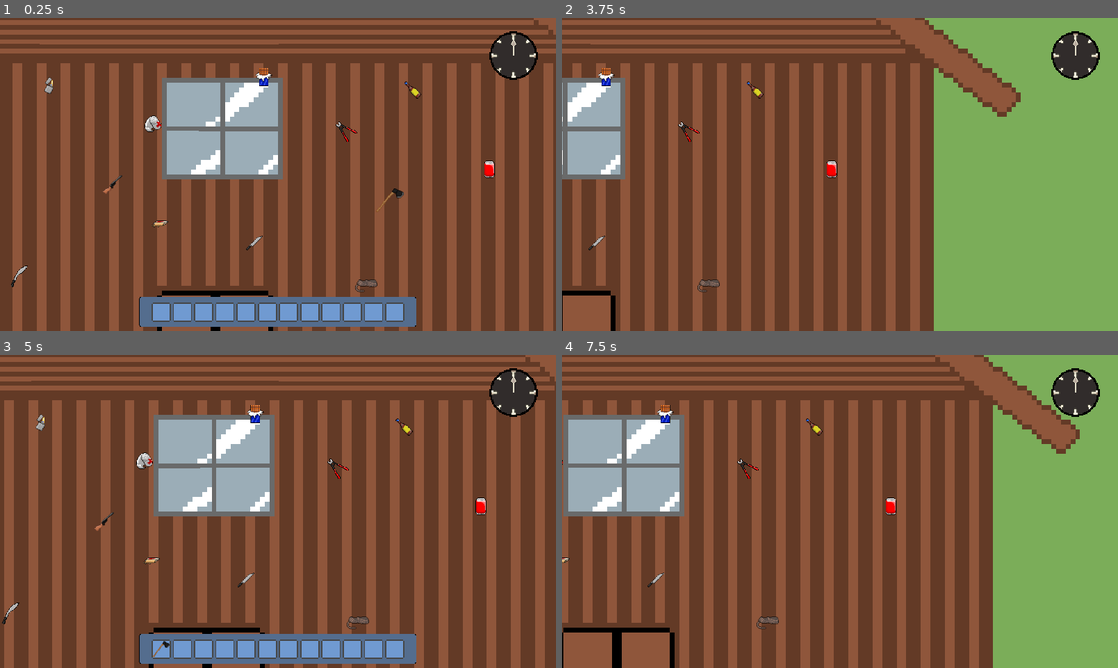
Above: before the commit, frames 1-4 (two rows, left to right).
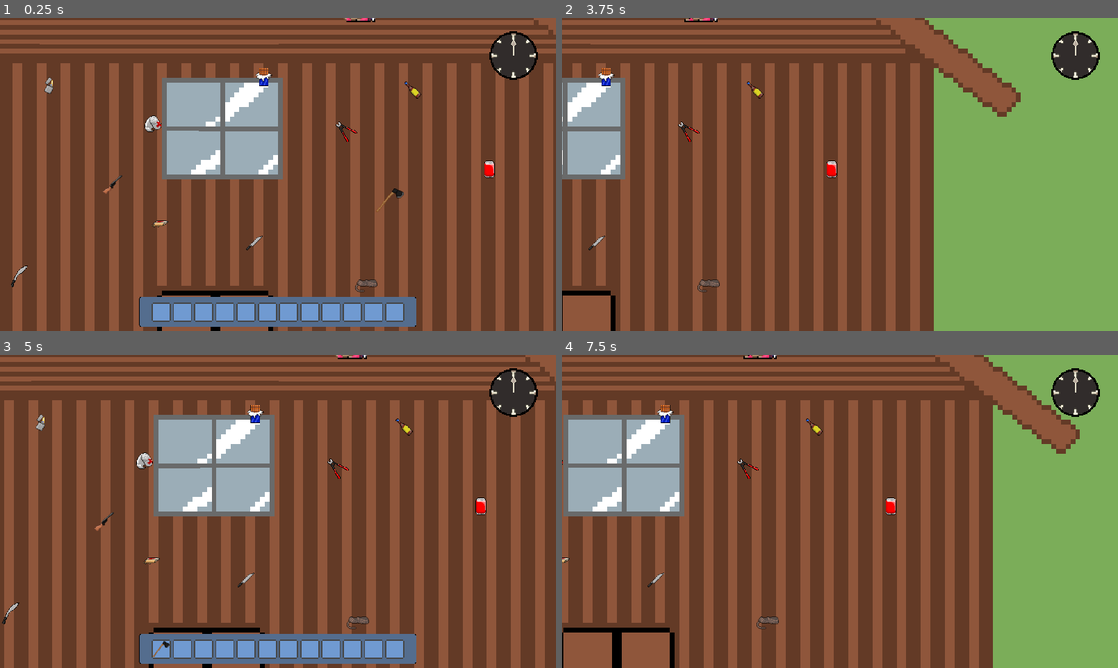
Above: after the commit, the same moments.

Repository: josecjorda/Camp-NightFall
Game: Godot game, scene res://scenes/world/overworld.tscn
The game is run twice, just before and just after one commit, with the same random seed, the same clock (stepped at 60 frames per second) and the same inputs. The project has no main scene, so this scene is started directly.
Inputs (mouse positions are in pixels of both pictures, inside the frame that each line leads up to):
- Up to frame 1 (0.25 s): no input
- Up to frame 2 (3.75 s): tap Enter (ui_accept) at 0.5, 0.77, 1.52, 3.02 s; move the mouse to (962, 158) at 0.52 s; hold Right (ui_right) 0.53-1.28 s; hold F (interact) 0.53-1.28 s; tap I (i) at 0.6, 1.55, 2.1, 3.05, 3.6 s; click (962, 158) at 0.67 s; move the mouse to (728, 190) at 1.27 s; hold Down (ui_down) 1.28-2.03 s; tap F (interact) at 1.35, 2.85 s; move the mouse to (895, 105) at 2.02 s; hold Right (ui_right) 2.03-2.78 s; hold F (interact) 2.03-2.78 s; move the mouse to (812, 237) at 2.77 s; hold Up (ui_up) 2.78-3.53 s; click (812, 237) at 2.92 s; move the mouse to (1006, 221) at 3.52 s; hold Left (ui_left) from 3.53 s (still down); hold F (interact) from 3.53 s (still down)
- Up to frame 3 (5 s): keep holding Left (ui_left); tap Enter (ui_accept) at 3.77, 4.52 s; move the mouse to (111, 464) at 4.27 s; release F (interact) at 4.28 s; tap F (interact) at 4.35 s; tap I (i) at 4.55 s
- Up to frame 4 (7.5 s): move the mouse to (867, 511) at 5.02 s; release Left (ui_left) at 5.03 s; hold Down (ui_down) 5.03-5.78 s; hold F (interact) 5.03-5.78 s; tap I (i) at 5.1, 6.05, 6.6 s; click (867, 511) at 5.17 s; move the mouse to (756, 433) at 5.77 s; hold Right (ui_right) 5.78-6.53 s; tap F (interact) at 5.85, 7.35 s; tap Enter (ui_accept) at 6.02, 6.77 s; move the mouse to (962, 495) at 6.52 s; hold Up (ui_up) 6.53-7.28 s; hold F (interact) 6.53-7.28 s; move the mouse to (728, 527) at 7.27 s; hold Right (ui_right) from 7.28 s (still down); click (728, 527) at 7.42 s

The runs differ from the first frame. In frame 1, less than 0.1% of the frame differs, in the area x 61-68%, y 0-2%; in frame 2, less than 0.1%, in the area x 22-28%, y 0-2%; in frame 3, less than 0.1%; in frame 4, less than 0.1%.

Commit message:
Implemented Anna Saving Conditions

Diff:
--- /dev/null
+++ b/NPC_Anna.gd
@@ -0,0 +1,27 @@
+extends CharacterBody2D
+
+
+
+var player = null
+var player_is_near = false
+
+func _ready():
+	$AnimatedSprite2D.play("crying_on_ground")
+
+
+func _on_area_2d_body_entered(body):
+	if body.has_method("player"):
+		player_is_near = true
+
+func _on_area_2d_body_exited(body):
+	if body.has_method("player"):
+		player_is_near = false
+
+func _unhandled_input(event):
+	if player_is_near and event.is_action_pressed("interact"):
+		if "Boltcutters" in Global.invArr or "Knife" in Global.invArr or "Machete" in Global.invArr or "Axe" in Global.invArr:
+			# play getting up animation
+			$AnimatedSprite2D.play("getting_up")
+			##### also need the movement where she gets up out of there
+			await get_tree().create_timer(4.0).timeout
+			self.queue_free()
--- /dev/null
+++ b/scenes/NPCs/npc_anna.tscn
@@ -0,0 +1,70 @@
+[gd_scene load_steps=12 format=3 uid="uid://whg8xgwvsgm5"]
+
+[ext_resource type="Script" path="res://NPC_Anna.gd" id="1_obski"]
+[ext_resource type="Texture2D" uid="uid://dralj5banq2bn" path="res://graphics/NPC/Anna/crying_on_ground/Ann-Crying on Ground-0.png" id="2_d12et"]
+[ext_resource type="Texture2D" uid="uid://dlenm3p5r2sqt" path="res://graphics/NPC/Anna/crying_on_ground/Ann-Crying on Ground-1.png" id="3_kjc1a"]
+[ext_resource type="Texture2D" uid="uid://dd1js0qt34iwm" path="res://graphics/NPC/Anna/crying_on_ground/Ann-Crying on Ground-2.png" id="4_pc14r"]
+[ext_resource type="Texture2D" uid="uid://d1wala5ysgeap" path="res://graphics/NPC/Anna/crying_on_ground/Ann-Crying on Ground-3.png" id="5_y1lue"]
+[ext_resource type="Texture2D" uid="uid://cgnn4lltchxuj" path="res://graphics/NPC/Anna/getting_up/Anna-Getting Up-0.png" id="6_1xvjo"]
+[ext_resource type="Texture2D" uid="uid://bql5nufibt74g" path="res://graphics/NPC/Anna/getting_up/Anna-Getting Up-1.png" id="7_xcnnk"]
+[ext_resource type="Texture2D" uid="uid://b4c5x54kig2y8" path="res://graphics/NPC/Anna/getting_up/Anna-Getting Up-2.png" id="8_0ybvg"]
+[ext_resource type="Texture2D" uid="uid://b256vwm68jdtl" path="res://graphics/NPC/Anna/getting_up/Anna-Getting Up-3.png" id="9_dpe61"]
+
+[sub_resource type="CircleShape2D" id="CircleShape2D_jn1e8"]
+radius = 52.0865
+
+[sub_resource type="SpriteFrames" id="SpriteFrames_2532b"]
+animations = [{
+"frames": [{
+"duration": 1.0,
+"texture": ExtResource("2_d12et")
+}, {
+"duration": 1.0,
+"texture": ExtResource("3_kjc1a")
+}, {
+"duration": 1.0,
+"texture": ExtResource("4_pc14r")
+}, {
+"duration": 1.0,
+"texture": ExtResource("5_y1lue")
+}],
+"loop": true,
+"name": &"crying_on_ground",
+"speed": 7.0
+}, {
+"frames": [{
+"duration": 1.0,
+"texture": ExtResource("6_1xvjo")
+}, {
+"duration": 1.0,
+"texture": ExtResource("7_xcnnk")
+}, {
+"duration": 1.0,
+"texture": ExtResource("8_0ybvg")
+}, {
+"duration": 1.0,
+"texture": ExtResource("9_dpe61")
+}],
+"loop": true,
+"name": &"getting_up",
+"speed": 1.0
+}]
+
+[node name="NPC_Anna" type="CharacterBody2D"]
+script = ExtResource("1_obski")
+
+[node name="Area2D" type="Area2D" parent="."]
+collision_layer = 2
+
+[node name="CollisionShape2D" type="CollisionShape2D" parent="Area2D"]
+shape = SubResource("CircleShape2D_jn1e8")
+
+[node name="AnimatedSprite2D" type="AnimatedSprite2D" parent="."]
+position = Vector2(5, -4)
+sprite_frames = SubResource("SpriteFrames_2532b")
+animation = &"getting_up"
+frame = 1
+frame_progress = 0.235847
+
+[connection signal="body_entered" from="Area2D" to="." method="_on_area_2d_body_entered"]
+[connection signal="body_exited" from="Area2D" to="." method="_on_area_2d_body_exited"]
--- a/scenes/inventory/inv_ui.tscn
+++ b/scenes/inventory/inv_ui.tscn
@@ -5,6 +5,7 @@
 [ext_resource type="PackedScene" uid="uid://cc2nwh28y1xf2" path="res://scenes/inventory/inv_ui_slot.tscn" id="3_02oy6"]
 
 [node name="Inv_UI" type="Control"]
+visibility_layer = 2
 custom_minimum_size = Vector2(464, 60)
 layout_mode = 3
 anchors_preset = 0
--- a/scenes/item_interactions/alcohol_collectable.tscn
+++ b/scenes/item_interactions/alcohol_collectable.tscn
@@ -8,6 +8,7 @@
 radius = 18.0278
 
 [node name="alcohol_collectable" type="StaticBody2D"]
+collision_layer = 2
 script = ExtResource("1_dpqyq")
 item = ExtResource("2_tid50")
 
--- a/scenes/item_interactions/axe_collectable.tscn
+++ b/scenes/item_interactions/axe_collectable.tscn
@@ -8,6 +8,7 @@
 radius = 17.2627
 
 [node name="axe_collectable" type="StaticBody2D"]
+collision_layer = 2
 script = ExtResource("1_1vd0g")
 item = ExtResource("2_37nfy")
 
--- a/scenes/item_interactions/bandages_collectable.tscn
+++ b/scenes/item_interactions/bandages_collectable.tscn
@@ -8,6 +8,7 @@
 radius = 15.0333
 
 [node name="bandages_collectable" type="StaticBody2D"]
+collision_layer = 2
 script = ExtResource("1_qstme")
 item = ExtResource("2_kmqld")
 
--- a/scenes/item_interactions/boltcutters_collectable.tscn
+++ b/scenes/item_interactions/boltcutters_collectable.tscn
@@ -8,6 +8,7 @@
 radius = 20.025
 
 [node name="boltcutters_collectable" type="StaticBody2D"]
+collision_layer = 2
 script = ExtResource("1_wxvto")
 item = ExtResource("2_dmprq")
 
--- a/scenes/item_interactions/chocolate.tscn
+++ b/scenes/item_interactions/chocolate.tscn
@@ -8,6 +8,7 @@
 radius = 18.0
 
 [node name="chocolate_collectable" type="StaticBody2D"]
+collision_layer = 2
 script = ExtResource("1_yftqe")
 item = ExtResource("2_lcjtp")
 
--- a/scenes/item_interactions/crackers_collectable.tscn
+++ b/scenes/item_interactions/crackers_collectable.tscn
@@ -8,6 +8,7 @@
 radius = 13.0
 
 [node name="crackers_collectable" type="StaticBody2D"]
+collision_layer = 2
 script = ExtResource("1_kj6ju")
 item = ExtResource("2_s1kxp")
 
--- a/scenes/item_interactions/knife_collectable.tscn
+++ b/scenes/item_interactions/knife_collectable.tscn
@@ -8,6 +8,7 @@
 radius = 17.0294
 
 [node name="knife_collectable" type="StaticBody2D"]
+collision_layer = 2
 script = ExtResource("1_kt11p")
 item = ExtResource("2_foqu5")
 
--- a/scenes/item_interactions/lighter_collectable.tscn
+++ b/scenes/item_interactions/lighter_collectable.tscn
@@ -8,6 +8,7 @@
 radius = 15.0
 
 [node name="lighter_collectable" type="StaticBody2D"]
+collision_layer = 2
 script = ExtResource("1_lr4mx")
 item = ExtResource("2_yirdf")
 
--- a/scenes/item_interactions/machete_collectable.tscn
+++ b/scenes/item_interactions/machete_collectable.tscn
@@ -8,6 +8,7 @@
 radius = 22.0
 
 [node name="machete_collectable" type="StaticBody2D"]
+collision_layer = 2
 script = ExtResource("1_pyrc4")
 item = ExtResource("2_88j28")
 
--- a/scenes/item_interactions/rope_collectable.tscn
+++ b/scenes/item_interactions/rope_collectable.tscn
@@ -8,6 +8,7 @@
 radius = 20.0998
 
 [node name="rope_collectable" type="StaticBody2D"]
+collision_layer = 2
 script = ExtResource("1_37hqu")
 item = ExtResource("2_v064k")
 
--- a/scenes/item_interactions/shotgun_collectable.tscn
+++ b/scenes/item_interactions/shotgun_collectable.tscn
@@ -8,6 +8,7 @@
 radius = 22.0
 
 [node name="shotgun_collectable" type="StaticBody2D"]
+collision_layer = 2
 script = ExtResource("1_711le")
 item = ExtResource("2_c0hyt")
 
--- a/scenes/item_interactions/soda_collectable.tscn
+++ b/scenes/item_interactions/soda_collectable.tscn
@@ -8,6 +8,7 @@
 radius = 16.0312
 
 [node name="soda_collectable" type="StaticBody2D"]
+collision_layer = 2
 script = ExtResource("1_b03ef")
 item = ExtResource("2_iclax")
 
--- a/scenes/player/player.tscn
+++ b/scenes/player/player.tscn
@@ -9,6 +9,7 @@
 radius = 24.0208
 
 [node name="player" type="CharacterBody2D"]
+collision_mask = 2
 script = ExtResource("1_khy8f")
 inv = ExtResource("2_ybtgj")
 
@@ -22,6 +23,7 @@
 [node name="Camera2D" type="Camera2D" parent="."]
 
 [node name="Inv_UI" parent="." instance=ExtResource("4_s83e3")]
+visibility_layer = 1
 offset_left = -288.0
 offset_top = 253.0
 offset_right = 287.0
--- a/scenes/world/overworld.tscn
+++ b/scenes/world/overworld.tscn
@@ -15,6 +15,7 @@
 [ext_resource type="PackedScene" uid="uid://mx36pos08tto" path="res://scenes/item_interactions/rope_collectable.tscn" id="12_o346d"]
 [ext_resource type="PackedScene" uid="uid://du4qgpfn6osqj" path="res://scenes/item_interactions/shotgun_collectable.tscn" id="13_drgjb"]
 [ext_resource type="PackedScene" uid="uid://ubareqsij5wv" path="res://scenes/item_interactions/soda_collectable.tscn" id="14_ij2cn"]
+[ext_resource type="PackedScene" uid="uid://whg8xgwvsgm5" path="res://scenes/NPCs/npc_anna.tscn" id="16_5pqfb"]
 
 [node name="overworld" type="Node2D"]
 
@@ -65,3 +66,8 @@
 
 [node name="soda_collectable" parent="item_components" instance=ExtResource("14_ij2cn")]
 position = Vector2(438, -11)
+
+[node name="NPC_components" type="Node2D" parent="."]
+
+[node name="NPC_Anna" parent="NPC_components" instance=ExtResource("16_5pqfb")]
+position = Vector2(162, -335)
Binary file added: graphics/NPC/Anna/crying_on_ground/Ann-Crying on Ground-0.png
Not shown, added: graphics/NPC/Anna/crying_on_ground/Ann-Crying on Ground-0.png.import
Binary file added: graphics/NPC/Anna/crying_on_ground/Ann-Crying on Ground-1.png
Not shown, added: graphics/NPC/Anna/crying_on_ground/Ann-Crying on Ground-1.png.import
Binary file added: graphics/NPC/Anna/crying_on_ground/Ann-Crying on Ground-2.png
Not shown, added: graphics/NPC/Anna/crying_on_ground/Ann-Crying on Ground-2.png.import
Binary file added: graphics/NPC/Anna/crying_on_ground/Ann-Crying on Ground-3.png
Not shown, added: graphics/NPC/Anna/crying_on_ground/Ann-Crying on Ground-3.png.import
Binary file added: graphics/NPC/Anna/forwards/Anna-Forward-0.png
Not shown, added: graphics/NPC/Anna/forwards/Anna-Forward-0.png.import
Binary file added: graphics/NPC/Anna/forwards/Anna-Forward-1.png
Not shown, added: graphics/NPC/Anna/forwards/Anna-Forward-1.png.import
(and 21 more such lines)
